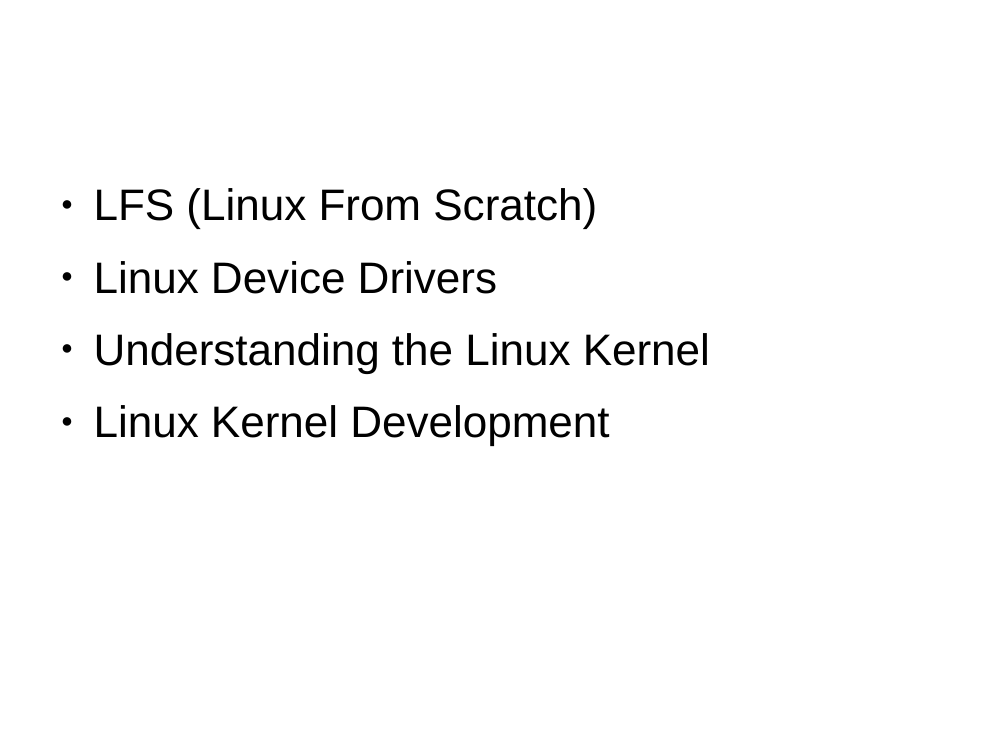
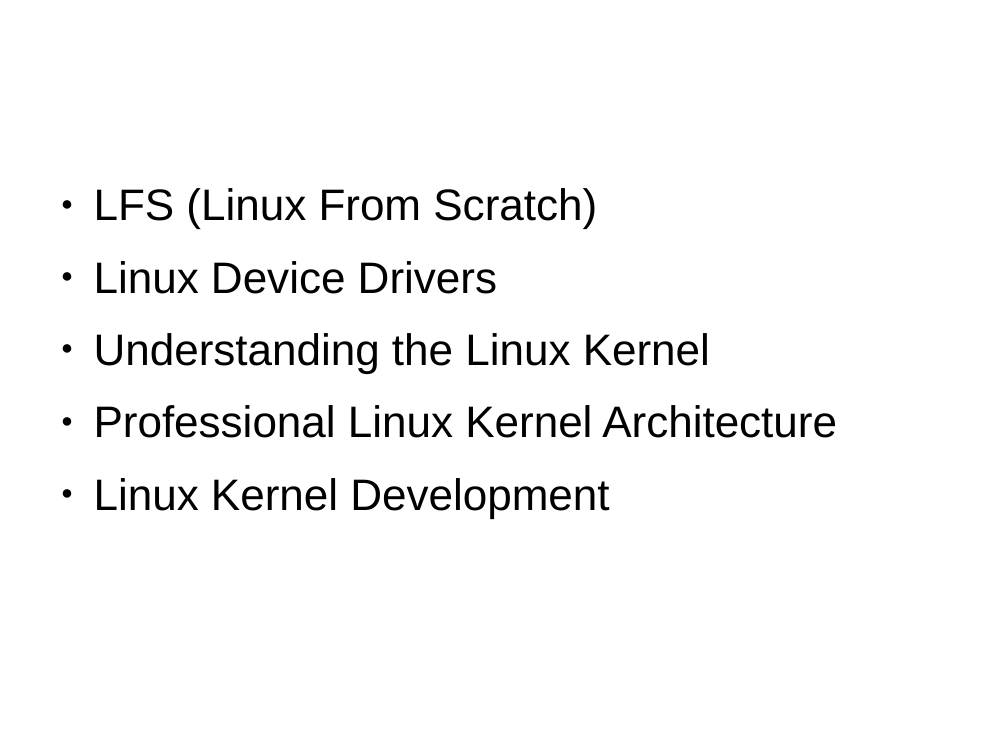
Before and after one commit to hustcalm/linux-getting-started, a slide deck: slide 7 of linux-getting-started-@hustcalm.odp (slide 8 before the commit). Drawn at 1008x756 pixels with LibreOffice and Linux fonts; fonts in the diff are those of the drawing; background and template pictures are left out. Boxes give left, top, right and bottom in pixels: in the first picture for what was removed or moved away, otherwise in the second. Text is boxed around its words. In the diff, an @@ line names an element or a change of style, - is before the commit and + after.

```diff
--- a/linux-getting-started-@hustcalm.odp
+++ b/linux-getting-started-@hustcalm.odp
@@ text at (x1=94, y1=405, x2=837, y2=438): paragraph added @@
+● Professional Linux Kernel Architecture
```
Also in this commit, not shown: 8 other slides changed, 4 slides added, 5 slides removed, 2 other files.
